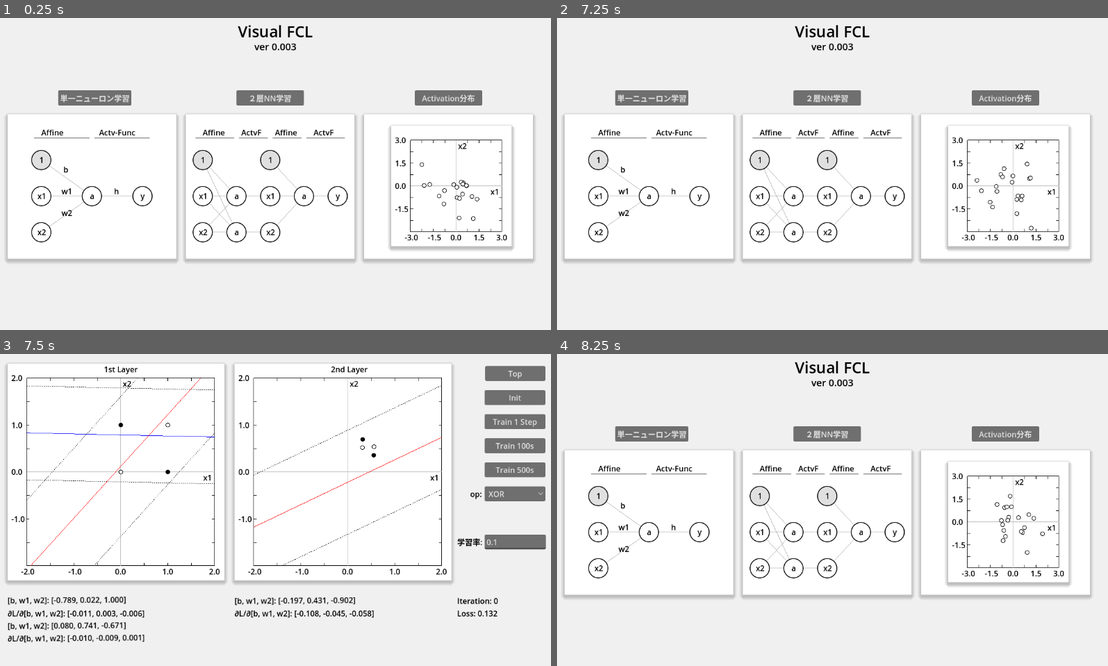
Above: before the commit, frames 1-4 (two rows, left to right).
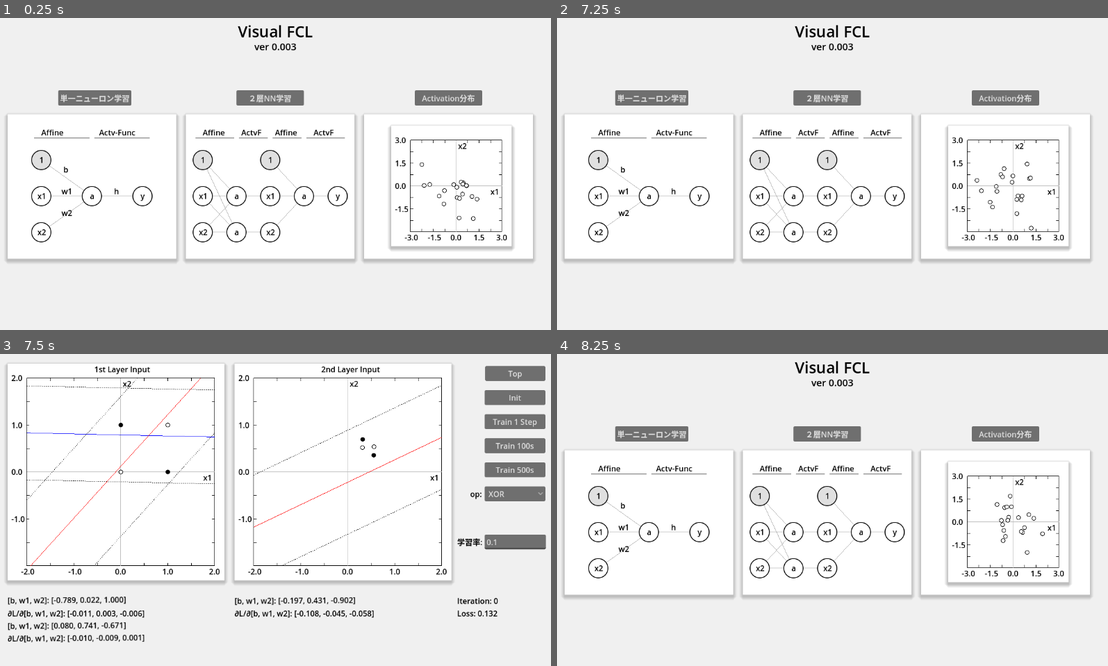
Above: after the commit, the same moments.

Repository: vivisuke/VisualFCL
Game: Godot game, scene res://top_scene.tscn
Two runs of this game, one before a commit and one after it. Both use one fixed random seed, a clock stepped at 60 frames per second and the inputs below.
Inputs:
- Up to frame 1 (0.25 s): no input
- Up to frame 2 (7.25 s): click "単一ニューロン学習" at 0.5 s; click "Init" at 1.25 s; click "Train 1 Step" at 2 s; click "Train 100s" at 2.75 s; click "Train 500s" at 3.5 s; click "AND" at 4.25 s; click "Mini Batch" at 5 s; click "OR" at 5.75 s; click "Top" at 6.5 s
- Up to frame 3 (7.5 s): click "２層NN学習" at 7.25 s
- Up to frame 4 (8.25 s): click "Top" at 8 s

Frames 1-2 are identical in both runs. In frame 3, 0.3% of the frame differs, in the area x 17-69%, y 4-7%; in frame 4, nothing differs.

Commit message:
0085 ◎ C 06/27 06/27 0.003│ToDo│２層NN学習シーン：パネルタイトルに「Input」追加

Diff:
--- a/VisualFCL/scripts/fc2layer_scene.gd
+++ b/VisualFCL/scripts/fc2layer_scene.gd
@@ -60,14 +60,14 @@
 # Called when the node enters the scene tree for the first time.
 func _ready():
 	var lbl = Label.new()
-	lbl.text = "1st Layer" #if i == 0 else "2nd Layer"
+	lbl.text = "1st Layer Input" #if i == 0 else "2nd Layer Input"
 	lbl.add_theme_color_override("font_color", Color.BLACK)
-	lbl.position = Vector2(200, 0)
+	lbl.position = Vector2(180, 0)
 	$GraphRect_1.add_child(lbl)
 	lbl = Label.new()
-	lbl.text = "2nd Layer"
+	lbl.text = "2nd Layer Input"
 	lbl.add_theme_color_override("font_color", Color.BLACK)
-	lbl.position = Vector2(200, 0)
+	lbl.position = Vector2(180, 0)
 	$GraphRect_2.add_child(lbl)
 	init()
 	pass # Replace with function body.
Not shown, changed: VisualFCL.spr
